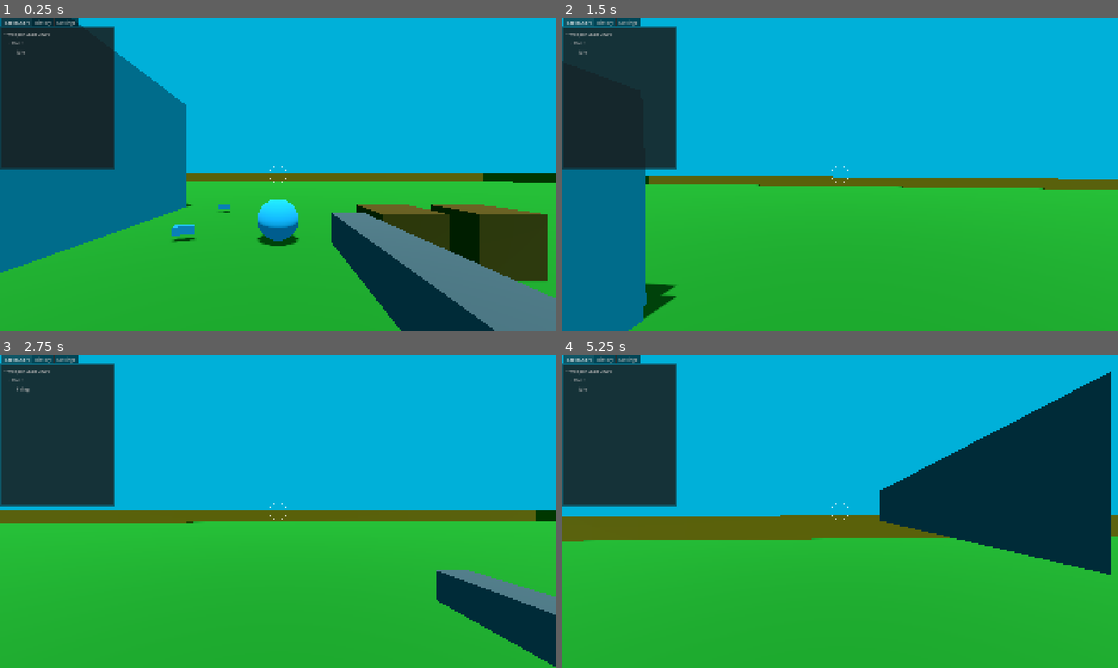
Above: before the commit, frames 1-4 (two rows, left to right).
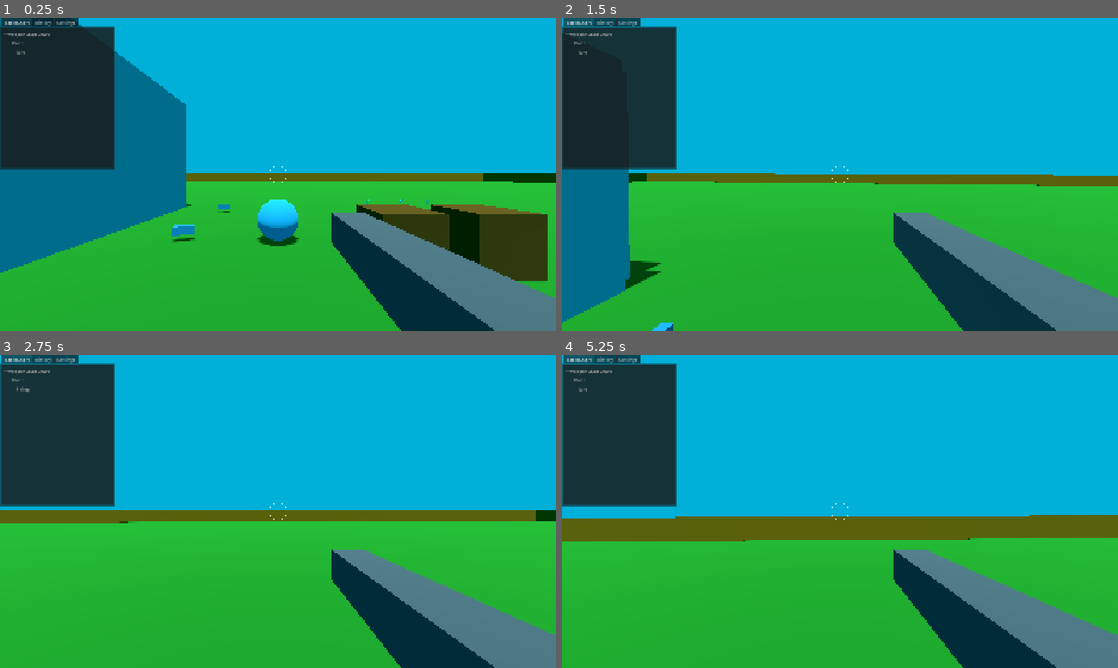
Above: after the commit, the same moments.

Repository: janisl/rpg-core
Game: Godot game, scene res://systems/main_scene.tscn
The game is run twice, just before and just after one commit, with the same random seed, the same clock (stepped at 60 frames per second) and the same inputs.
Inputs (mouse positions are in pixels of both pictures, inside the frame that each line leads up to):
- Up to frame 1 (0.25 s): no input
- Up to frame 2 (1.5 s): tap Enter at 0.5 s; move the mouse to (867, 174) at 0.52 s; hold Z (test) 0.53-1.28 s; hold W (forward) from 0.53 s (still down); tap Space (jump) at 0.77 s; move the mouse to (812, 174) at 1.27 s; tap Shift (crouch) at 1.35 s
- Up to frame 3 (2.75 s): keep holding W (forward); tap Space (jump) at 1.52 s; tap Z (test) at 1.55, 2.3 s; move the mouse to (289, 505) at 2.02 s; press the mouse at (289, 505) at 2.03 s
- Up to frame 4 (5.25 s): keep holding W (forward); move the mouse to (834, 517) at 2.77 s; release the mouse at (834, 517) at 2.78 s; tap Ctrl (sprint) at 2.85 s; tap Space (jump) at 3.02, 3.77, 4.52 s; tap Z (test) at 3.05, 4.55 s; move the mouse to (878, 514) at 3.52 s; hold Z (test) 3.53-4.28 s; move the mouse to (795, 508) at 4.27 s; tap 1 at 4.35 s; move the mouse to (845, 511) at 5.02 s; hold Z (test) from 5.03 s (still down)

The runs differ from the first frame. In frame 1, less than 0.1% of the frame differs, in the area x 65-78%, y 58-60%; in frame 2, 13%; in frame 3, 11%; in frame 4, 25%, in the area x 0-100%, y 5-100%.

Commit message:
Health pickup.

Diff:
--- a/actors/player/components/camera_effects.gd
+++ b/actors/player/components/camera_effects.gd
@@ -54,11 +54,6 @@
 
 func _process(delta: float) -> void:
 	_calcuate_view_offset(delta)
-
-
-func _unhandled_input(event: InputEvent) -> void:
-	if event.is_action_pressed("test"):
-		add_screen_shake(2.0, 5.0)
 
 
 func add_fall_kick(fall_strength: float) -> void:
--- a/actors/player/player.gd
+++ b/actors/player/player.gd
@@ -23,6 +23,11 @@
 	state_chart.set_expression_property("Looking at: ", interaction_ray_cast.current_object)
 
 
+func _unhandled_input(event: InputEvent) -> void:
+	if event.is_action_pressed("test"):
+		$HealthComponent.take_damage(10.0)
+
+
 func update_rotation(value: Vector3) -> void:
 	global_transform.basis = Basis.from_euler(value)
 
--- a/components/health_component.gd
+++ b/components/health_component.gd
@@ -40,6 +40,8 @@
 	var actual_heal = max(0.0, amount)
 	current_health = min(max_health, current_health + actual_heal)
 
+	print(get_parent().name, " healed ", actual_heal, " health. Health: ", current_health, "/", max_health)
+
 	health_changed.emit(current_health, max_health)
 
 
--- a/levels/test.tscn
+++ b/levels/test.tscn
@@ -6,6 +6,7 @@
 [ext_resource type="Resource" uid="uid://vy6ngoc84hnn" path="res://weapons/resources/shotgun.tres" id="4_r4e4k"]
 [ext_resource type="PackedScene" uid="uid://c1c7ohtpkhsxw" path="res://pickups/ammo_pickup.tscn" id="5_pnvjf"]
 [ext_resource type="PackedScene" uid="uid://cj1cbhi5vwsb5" path="res://props/destructible_box.tscn" id="6_6g8e2"]
+[ext_resource type="PackedScene" uid="uid://djilda64tb5p8" path="res://pickups/health_pickup.tscn" id="7_u45fp"]
 
 [sub_resource type="StandardMaterial3D" id="StandardMaterial3D_rghg7"]
 albedo_color = Color(0, 0.38844073, 0.07338921, 1)
@@ -457,10 +458,23 @@
 
 [node name="AmmoPickup" parent="." unique_id=1002717355 instance=ExtResource("5_pnvjf")]
 transform = Transform3D(1, 0, 0, 0, 1, 0, 0, 0, 1, -0.008313894, 0, -8.633959)
+rotation_speed = null
+float_height = null
+float_speed = null
 weapon_slot = 2
+ammount = null
 
 [node name="DestructibleBox" parent="." unique_id=1172205483 instance=ExtResource("6_6g8e2")]
 transform = Transform3D(1, 0, 0, 0, 1, 0, 0, 0, 1, 2.060729, 2.3841858e-07, -3.556786)
 
 [node name="DestructibleBox2" parent="." unique_id=1727946077 instance=ExtResource("6_6g8e2")]
 transform = Transform3D(1, 0, 0, 0, 1, 0, 0, 0, 1, 3.5308132, 2.3841858e-07, -3.556786)
+
+[node name="HealthPickup" parent="." unique_id=1632366896 instance=ExtResource("7_u45fp")]
+transform = Transform3D(1, 0, 0, 0, 1, 0, 0, 0, 1, 4.567676, 0, -10.38217)
+
+[node name="HealthPickup2" parent="." unique_id=594502914 instance=ExtResource("7_u45fp")]
+transform = Transform3D(1, 0, 0, 0, 1, 0, 0, 0, 1, 7.618247, 0, -10.38217)
+
+[node name="HealthPickup3" parent="." unique_id=969227483 instance=ExtResource("7_u45fp")]
+transform = Transform3D(1, 0, 0, 0, 1, 0, 0, 0, 1, 6.3494678, 0, -10.563501)
--- /dev/null
+++ b/pickups/health_pickup.gd
@@ -0,0 +1,17 @@
+class_name HealthPickup
+extends BasePickup
+
+@export var ammount := 20
+
+
+func _can_pickup(player: Player) -> bool:
+	var health_component := player.get_node_or_null("HealthComponent") as HealthComponent
+
+	return health_component and health_component.current_health < health_component.max_health
+
+
+func _apply_pickup(player: Player) -> void:
+	var health_component := player.get_node_or_null("HealthComponent") as HealthComponent
+
+	if health_component:
+		health_component.heal(ammount)
--- /dev/null
+++ b/pickups/health_pickup.tscn
@@ -0,0 +1,20 @@
+[gd_scene format=3 uid="uid://djilda64tb5p8"]
+
+[ext_resource type="PackedScene" uid="uid://dx4ast6x47nj8" path="res://pickups/base_pickup.tscn" id="1_e688c"]
+[ext_resource type="Script" uid="uid://06sbj32pf3be" path="res://pickups/health_pickup.gd" id="2_w0ydi"]
+
+[sub_resource type="StandardMaterial3D" id="StandardMaterial3D_rdqwp"]
+albedo_color = Color(4.428029e-06, 0.89628124, 0.6302685, 1)
+
+[sub_resource type="CapsuleMesh" id="CapsuleMesh_bsiym"]
+material = SubResource("StandardMaterial3D_rdqwp")
+radius = 0.04
+height = 0.3
+
+[node name="HealthPickup" unique_id=1575555821 instance=ExtResource("1_e688c")]
+script = ExtResource("2_w0ydi")
+ammount = 20
+
+[node name="MeshInstance3D" type="MeshInstance3D" parent="." index="1" unique_id=1942318944]
+transform = Transform3D(1, 0, 0, 0, 0.7690977, -0.63913125, 0, 0.63913125, 0.7690977, 0, 0.171338, 0)
+mesh = SubResource("CapsuleMesh_bsiym")
Not shown: 3 places in levels/test.tscn that only renumber resources
Not shown, added: pickups/health_pickup.gd.uid
